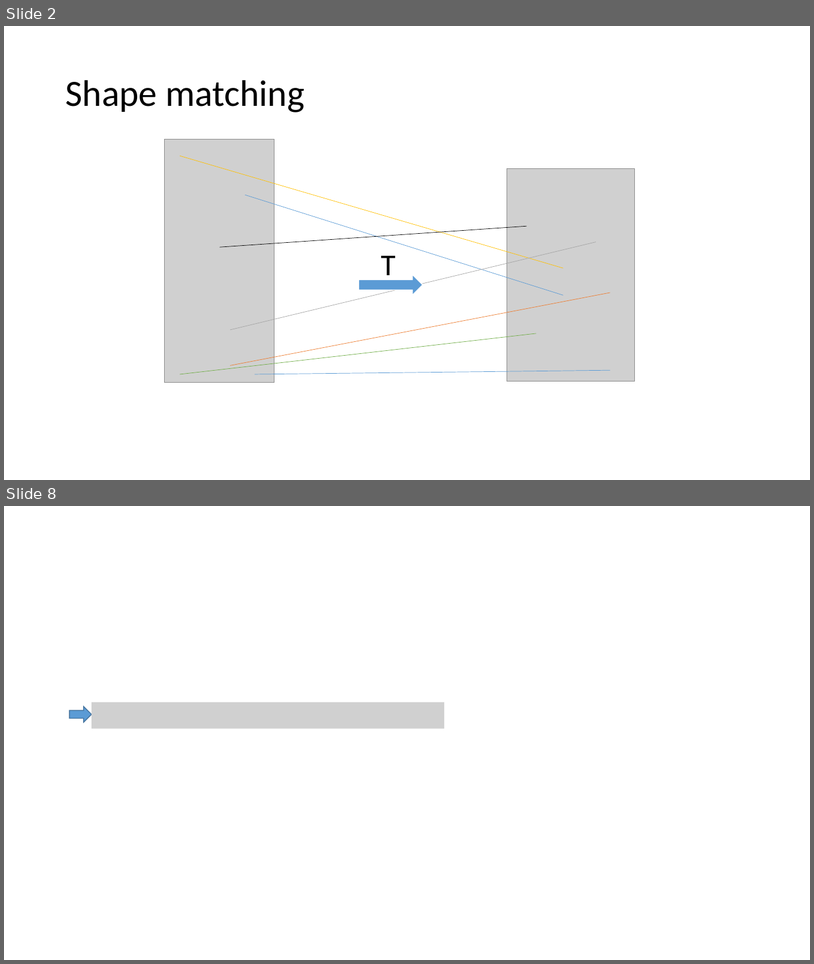
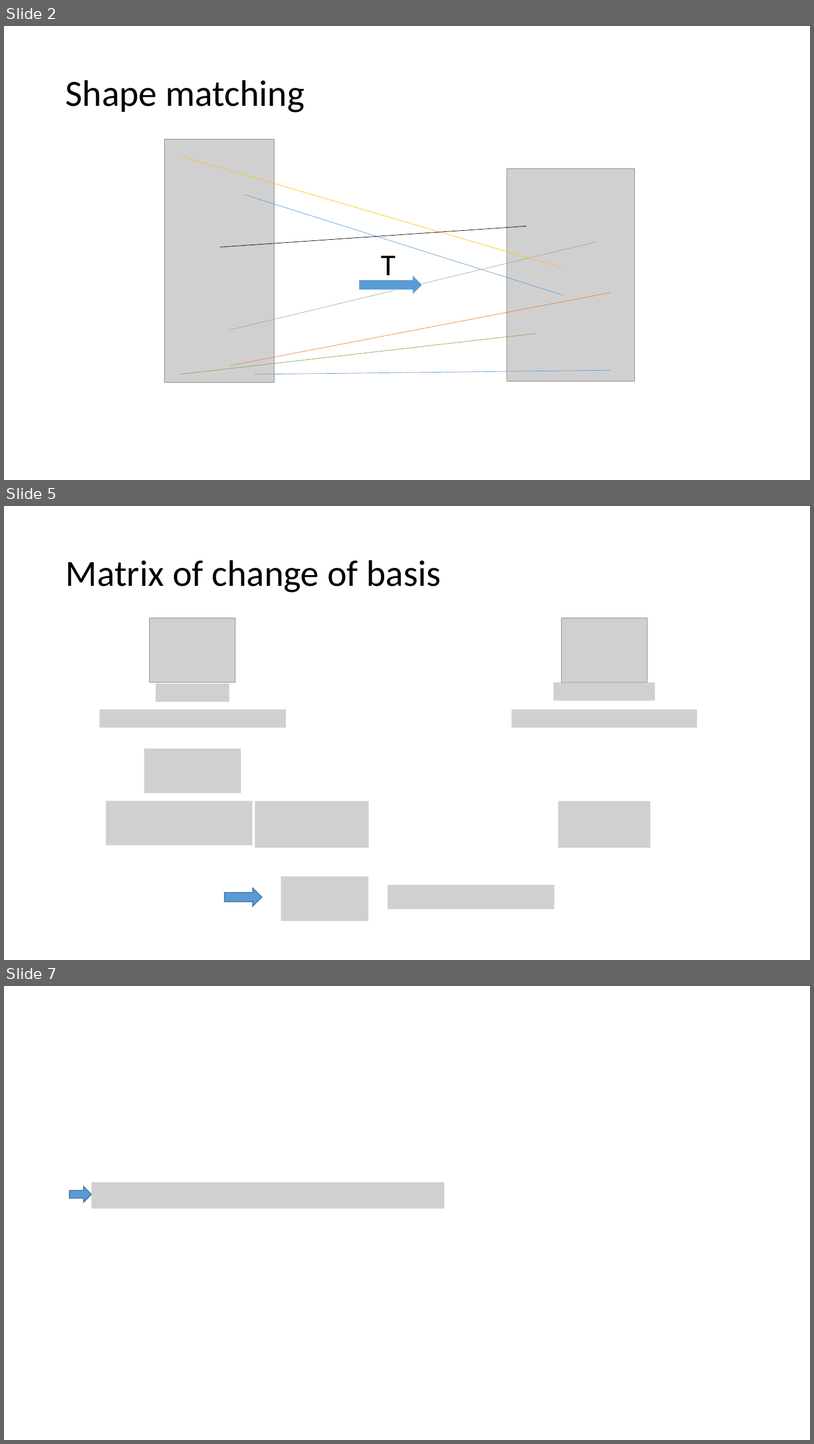
Before and after one commit to Al-th/MVA_Project_FunctionalMaps, a slide deck: Report/Presentation_slide_nico.pptx. Shown one above the other, each under a label of ours: slides 2 and 8 before the commit, slides 2, 5 and 7 after it; the slides between them are not shown. The pictures are 814x964 and 814x1444 pixels, drawn with LibreOffice and Linux fonts; fonts in the diff are those of the drawing; grey boxes stand for pictures. Boxes give left, top, right and bottom in pixels: in the first picture for what was removed or moved away, otherwise in the second. Text is boxed around its words. In the diff, an @@ line names an element or a change of style, - is before the commit and + after.

```diff
--- a/Report/Presentation_slide_nico.pptx
+++ b/Report/Presentation_slide_nico.pptx
@@ slide 5 added at box(4, 506, 810, 960), background #FFFFFF @@
@@ title added at box(65, 560, 441, 592), 44 pt, text #000000 @@
+Matrix of change of basis
@@ picture added at box(150, 618, 236, 682) @@
@@ picture added at box(562, 618, 648, 682) @@
@@ picture added at box(156, 683, 230, 702) @@
@@ picture added at box(554, 682, 656, 700) @@
@@ picture added at box(99, 709, 286, 727) @@
@@ picture added at box(512, 709, 698, 727) @@
@@ picture added at box(144, 748, 241, 793) @@
@@ picture added at box(106, 801, 252, 846) @@
@@ picture added at box(255, 801, 369, 847) @@
@@ picture added at box(559, 801, 651, 847) @@
@@ picture added at box(281, 876, 369, 921) @@
@@ right arrow added at box(225, 888, 263, 906), fill #5B9BD5, outline #43739E 1 pt @@
@@ picture added at box(387, 885, 555, 909) @@
@@ what was slide 8 is now slide 7 @@
```
Also in this commit, not shown: 5 slides changed, 2 other slides added, 4 slides removed.
